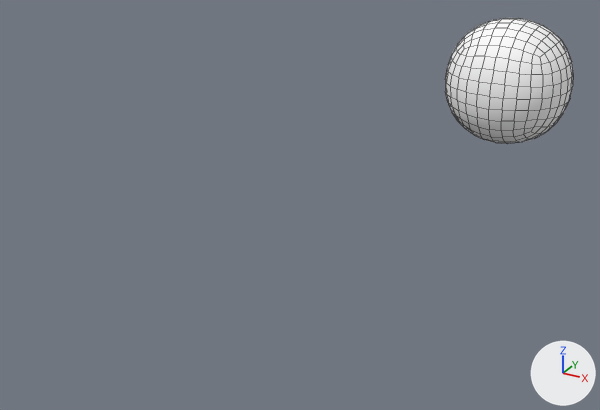
An edit to the FBX model eyeball.fbx, drawn before and after from the same camera.
Before and after are seen from a 50 mm lens placed at (0.0087, -0.0446, 0.0092), pointed at (-0.0088, -0.0128, -0.0067). The lights are fixed; the arrows at lower right show +X, +Y and +Z. Mesh edges are drawn as thin lines. Where no turn or scale is listed for an object, it has been applied to the vertices.
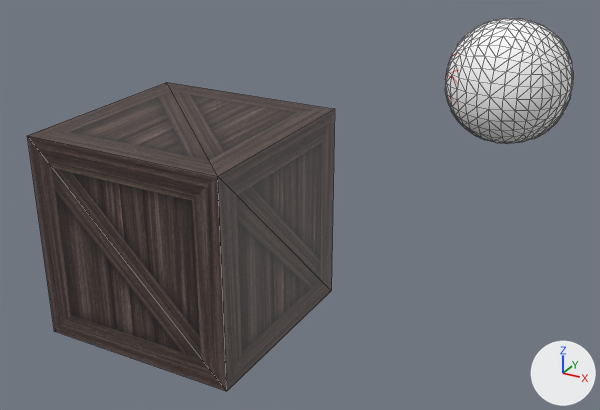
The newer file is also rescaled (x1.328), turned or shifted as a whole; pictures and numbers use the older file's frame.

Boxes (x1, y1, x2, y2) around the edits, measured in the pictures (600 x 410 px):
'pCube48', added: after (27, 82, 335, 391)
    faces in mat_lambert57 (picture img_crate_side_png): (27, 136, 227, 391)
    faces in mat_lambert55 (picture img_crate_side_png): (218, 109, 335, 391)
    faces in mat_lambert58 (picture img_crate_side_png): (27, 82, 334, 176)

What the commit changed:
Picture 'Crate side.png' (img_crate_side_png) is new.
Material 'lambert54' (mat_lambert54) is new.
Its texture is img_crate_side_png (with its transparency).
Material 'lambert55' (mat_lambert55) is new.
Its texture is img_crate_side_png (with its transparency).
Material 'lambert58' (mat_lambert58) is new.
Its texture is img_crate_side_png (with its transparency).
Material 'lambert56' (mat_lambert56) is new.
Its texture is img_crate_side_png (with its transparency).
Material 'lambert57' (mat_lambert57) is new.
Its texture is img_crate_side_png (with its transparency).
Mesh me_mesh_1 is new.
It has 8 vertices, 12 faces and spans x -0.00542..0.00542, y -0.00542..0.00542, z -0.00542..0.00542.
Faces by material slot: [2, 4, 2, 2, 2].
It uses material mat_lambert57 (picture img_crate_side_png).
It uses material mat_lambert58 (picture img_crate_side_png).
It uses material mat_lambert54 (picture img_crate_side_png).
It uses material mat_lambert55 (picture img_crate_side_png).
It uses material mat_lambert56 (picture img_crate_side_png).
Object 'pCube48' (ob_pcube48) is new; it shows me_mesh_1.
Its location is (-0.01528, -0.01258, -0.00908).
